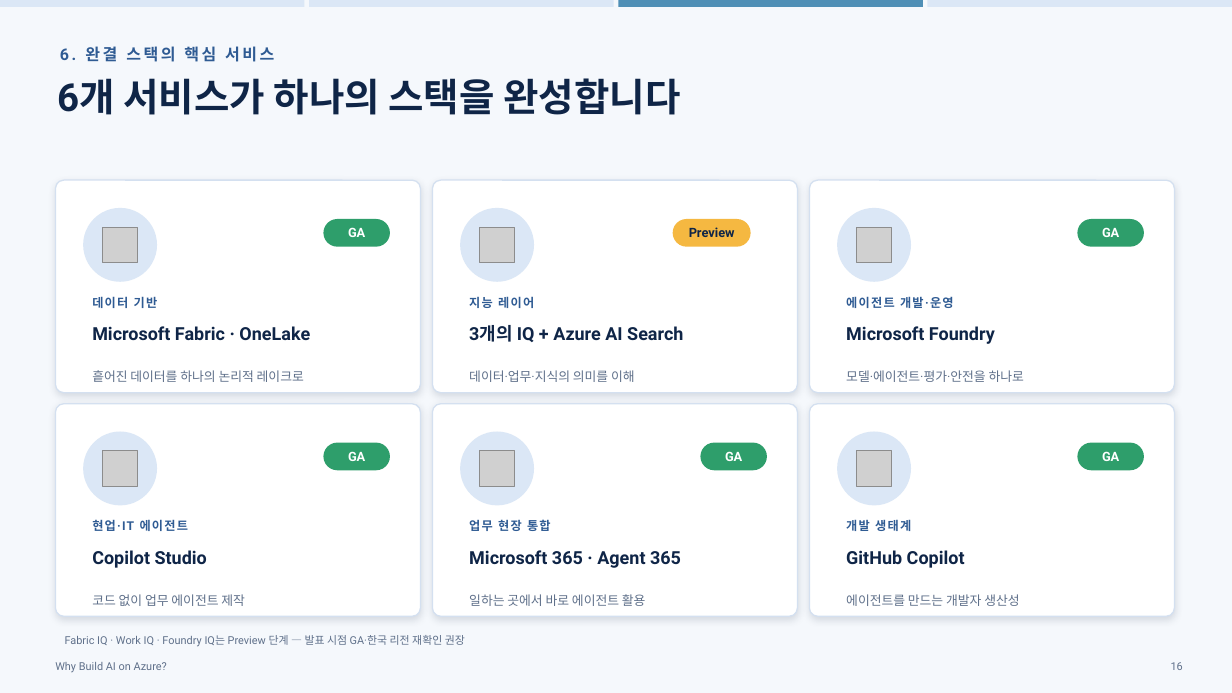
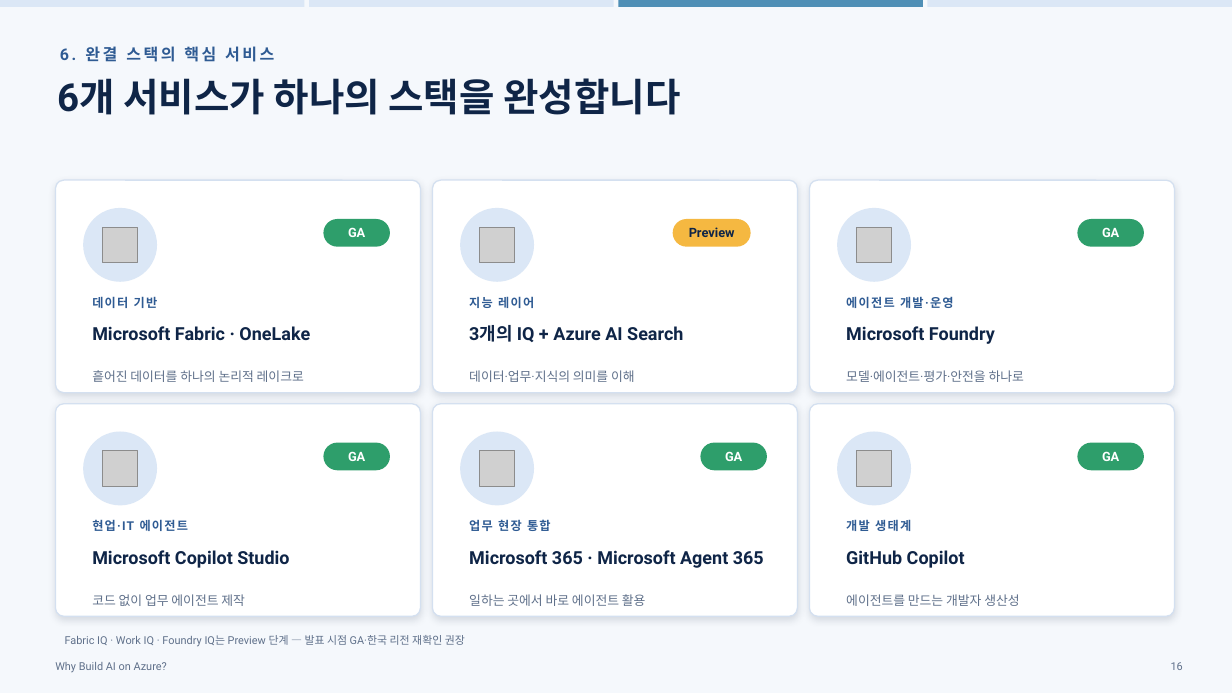
Before and after one commit to hijigoo/why-build-ai-on-azure, a slide deck: slide 16 of PROD-why-build-ai-on-azure.pptx. Drawn at 1232x693 pixels with LibreOffice and Linux fonts; fonts in the diff are those of the drawing; grey boxes stand for pictures. Boxes give left, top, right and bottom in pixels: in the first picture for what was removed or moved away, otherwise in the second. Text is boxed around its words. In the diff, an @@ line names an element or a change of style, - is before the commit and + after.

```diff
--- a/PROD-why-build-ai-on-azure.pptx
+++ b/PROD-why-build-ai-on-azure.pptx
@@ text at (92, 550, 289, 568): text changed @@
-Copilot Studio
+Microsoft Copilot Studio
@@ text at (469, 550, 764, 568): text changed @@
-Microsoft 365 · Agent 365
+Microsoft 365 · Microsoft Agent 365
```
Also in this commit, not shown: 17 other slides changed, 1 other file.
